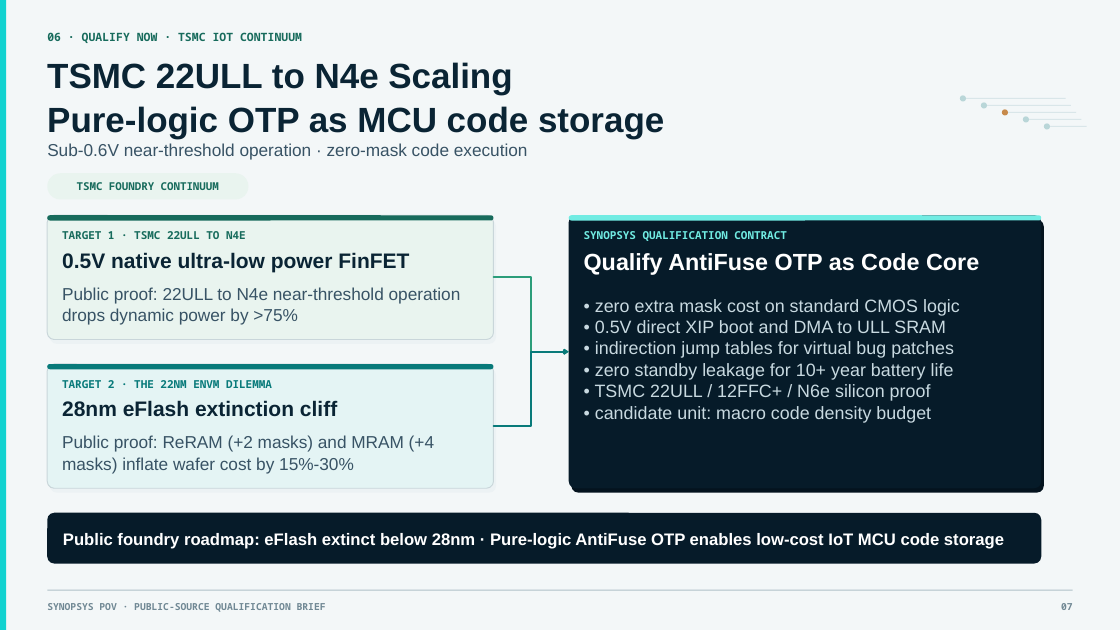
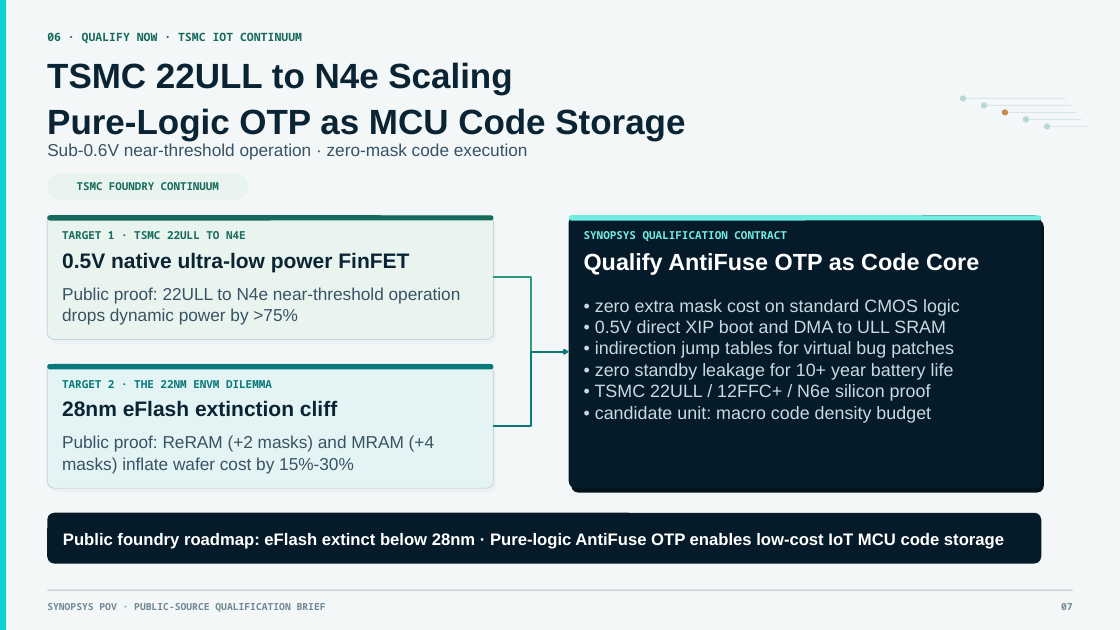
Before and after one commit to SamHuang68/nvm-knowledge-hub, a slide deck: slide 7 of briefing/NVM_AI_OCP_NVM_Opportunities_Executive_v18_Comprehensive_Update_EN.pptx. Drawn at 1120x630 pixels with LibreOffice and Linux fonts; fonts in the diff are those of the drawing. Boxes give left, top, right and bottom in pixels: in the first picture for what was removed or moved away, otherwise in the second. Text is boxed around its words. In the diff, an @@ line names an element or a change of style, - is before the commit and + after.

```diff
--- a/briefing/NVM_AI_OCP_NVM_Opportunities_Executive_v18_Comprehensive_Update_EN.pptx
+++ b/briefing/NVM_AI_OCP_NVM_Opportunities_Executive_v18_Comprehensive_Update_EN.pptx
@@ text at (47,108,685,141): text changed @@
-Pure-logic OTP as MCU code storage
+Pure-Logic OTP as MCU Code Storage
```
Also in this commit, not shown: 15 other slides changed, 1 other file.
